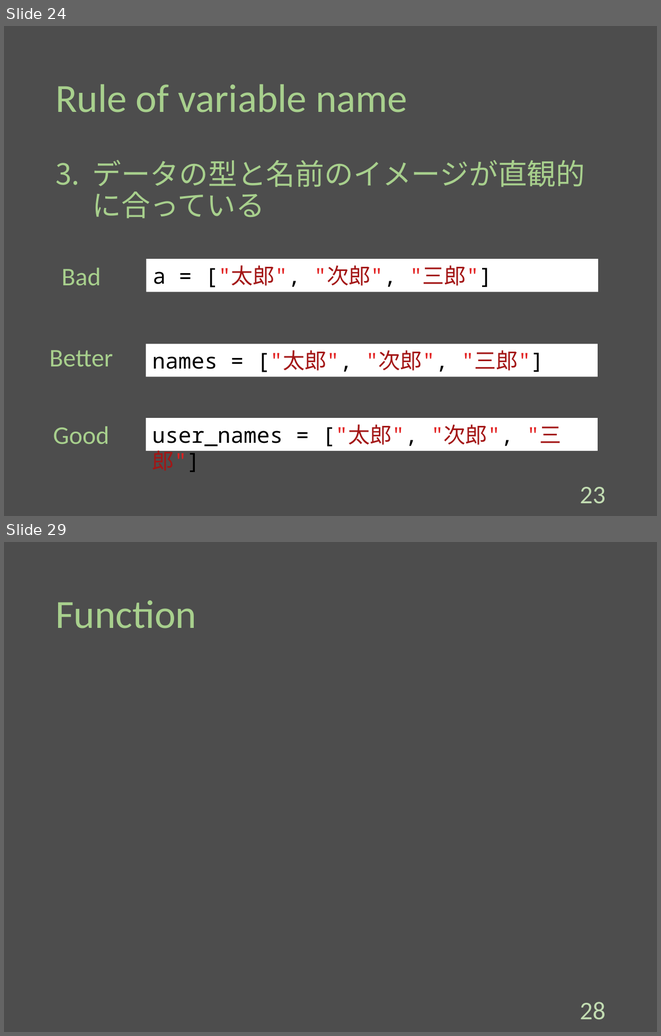
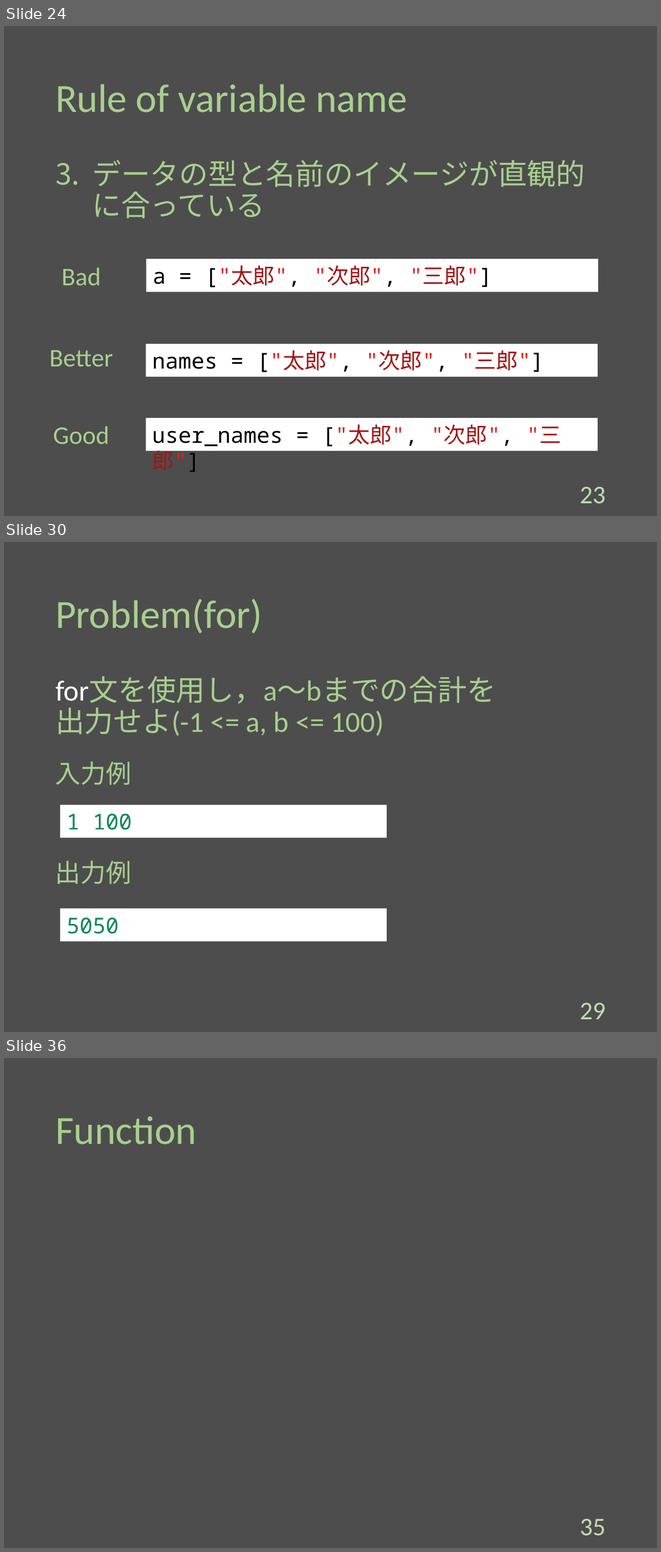
Before and after one commit to Melbeck777/program_seminar, a slide deck: ProgramSlide.pptx. Shown one above the other, each under a label of ours: slides 24 and 29 before the commit, slides 24, 30 and 36 after it; the slides between them are not shown. The pictures are 661x1036 and 661x1552 pixels, drawn with LibreOffice and Linux fonts; fonts in the diff are those of the drawing. Boxes give left, top, right and bottom in pixels: in the first picture for what was removed or moved away, otherwise in the second. Text is boxed around its words. In the diff, an @@ line names an element or a change of style, - is before the commit and + after.

```diff
--- a/ProgramSlide.pptx
+++ b/ProgramSlide.pptx
@@ slide 30 added at bbox=[4, 542, 657, 1032], background #4D4D4D @@
@@ title added at bbox=[55, 599, 263, 633], 44 pt, text #A8D08D @@
+Problem(for)
@@ text added at bbox=[55, 676, 496, 736], 32 pt, text #A8D08D @@
+for文を使用し，a～bまでの合計を
+出力せよ(-1 <= a, b <= 100)
@@ text added at bbox=[55, 761, 132, 785], 28 pt, text #A8D08D @@
+入力例
@@ rectangle added at bbox=[60, 804, 387, 837], fill #FFFFFF, 24 pt, text #098658 @@
+1 100
@@ text added at bbox=[55, 861, 132, 884], 28 pt, text #A8D08D @@
+出力例
@@ rectangle added at bbox=[60, 908, 387, 941], fill #FFFFFF, 24 pt, text #098658 @@
+5050
@@ page number added at bbox=[580, 1003, 605, 1019], 28 pt, text #C3DDB3 @@
+29
@@ what was slide 29 is now slide 36 @@
@@ page number at bbox=[580, 1519, 605, 1536]: text changed @@
-28
+35
```
Also in this commit, not shown: 4 slides changed, 6 other slides added.
